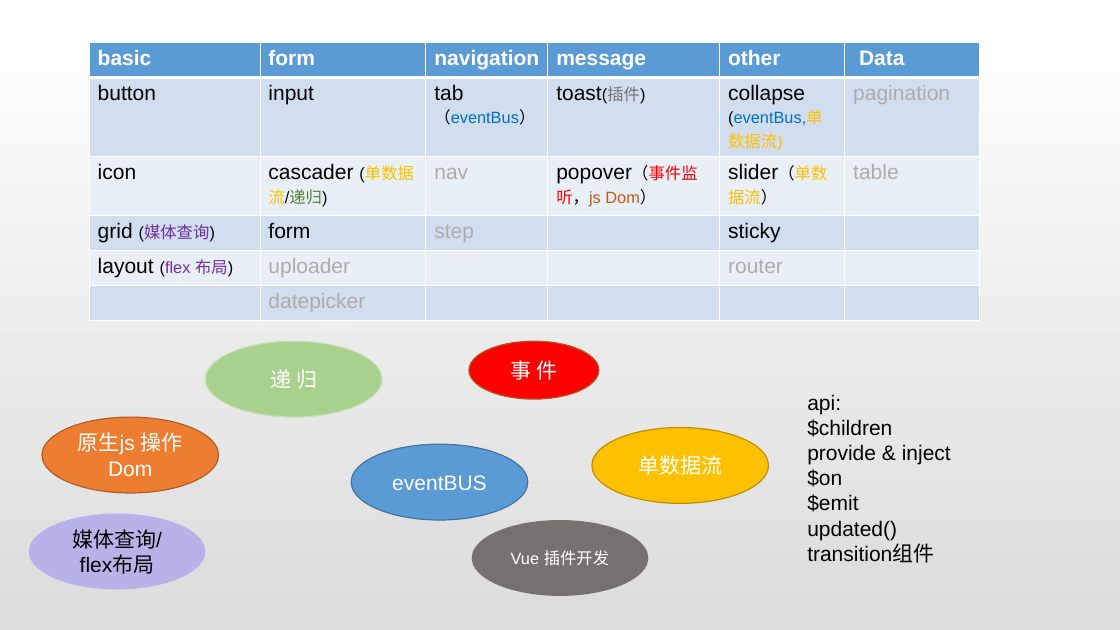
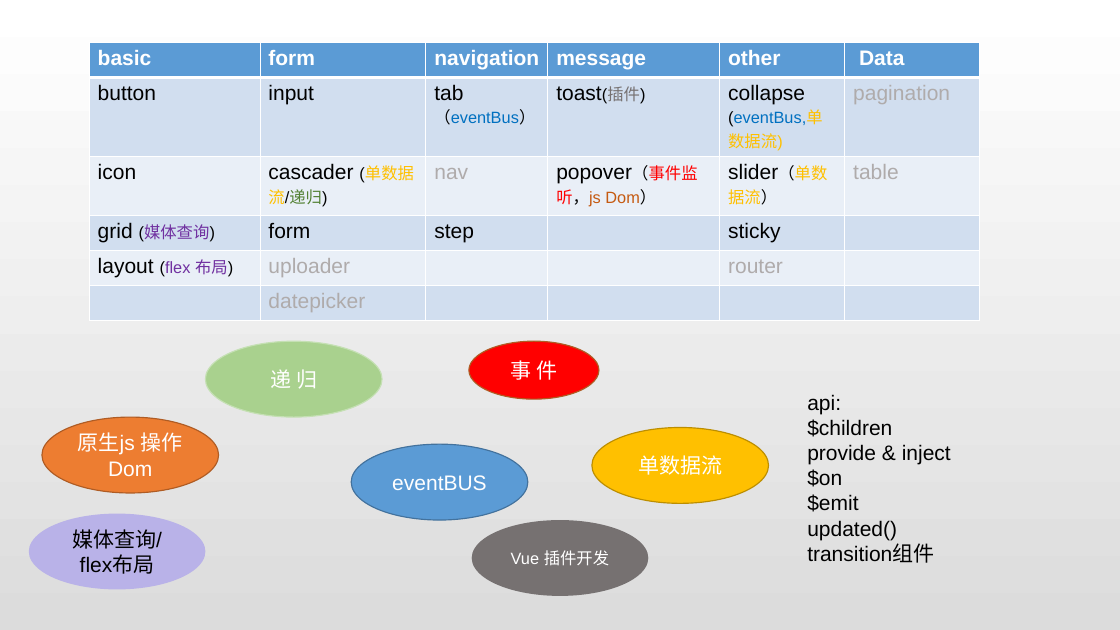
Before and after one commit to Firenzia/sakura-ui, a slide deck: slide 2 of note/UI总结.pptx. Drawn at 1120x630 pixels with LibreOffice and Linux fonts; fonts in the diff are those of the drawing. Boxes give left, top, right and bottom in pixels: in the first picture for what was removed or moved away, otherwise in the second. Text is boxed around its words. In the diff, an @@ line names an element or a change of style, - is before the commit and + after.

```diff
--- a/note/UI总结.pptx
+++ b/note/UI总结.pptx
@@ table at (89,42,980,316) @@
@@ text colour #AFABAB to #000000 in "step" @@
```
Also in this commit, not shown: 7 other files.
